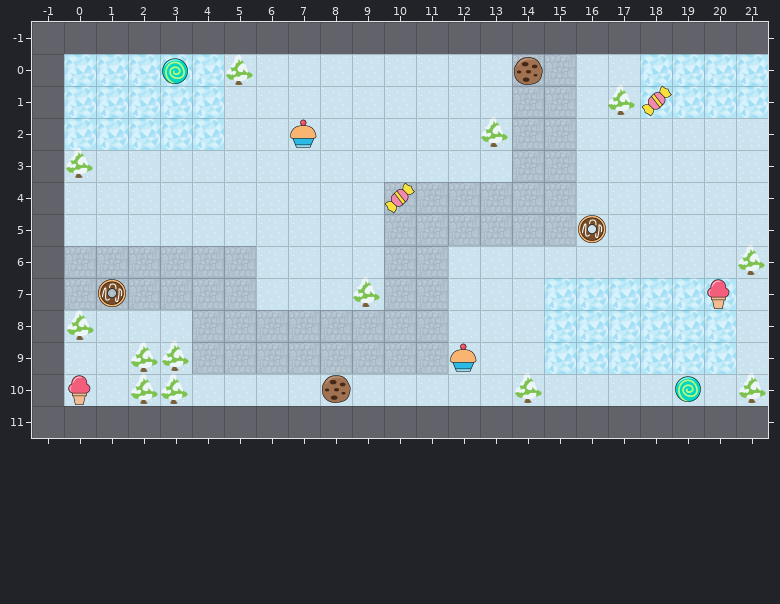
Tiled map -- packages/playground/src/assets/level3.tmx. The first picture shows the starting point.
Cells are 64x64 px. Shown: x -1..21, y -1..11.
Once edited:
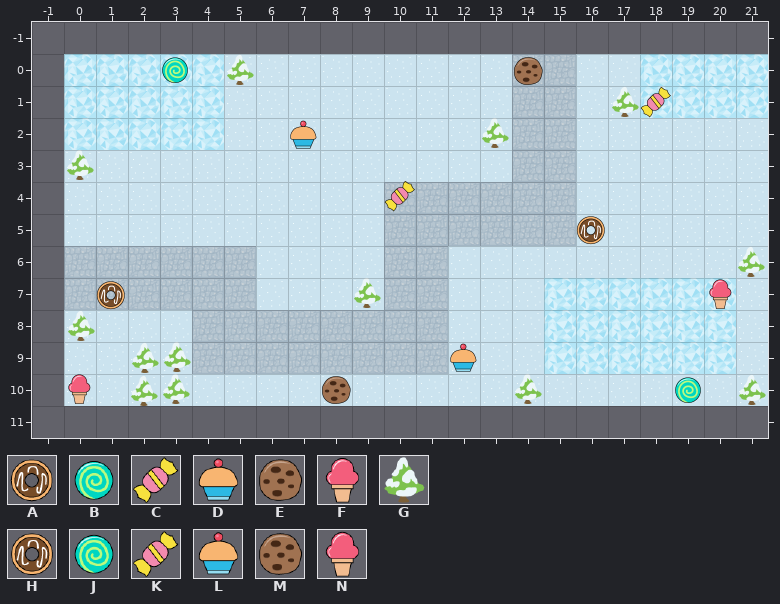
Key: from "my_simple_game": A 18, B 19, C 20, D 21, E 22, F 23; from "my_simple_game_2": G 3, H 6, J 7, K 8, L 9, M 10, N 11.
Objects are placed by their top-left corner, in cells (3,4 is the top-left corner of cell 3,4); size is 1x1 cell unless given.
Edits made:
Layer "obstacle" (added):
A new object: G "tree" at 5,0.
A new object: G "tree" at 17,1.
A new object: G "tree" at 13,2.
A new object: G "tree" at 0,3.
A new object: G "tree" at 21,6.
A new object: G "tree" at 9,7.
A new object: G "tree" at 0,8.
A new object: G "tree" at 3,9.
A new object: G "tree" at 2,9.
A new object: G "tree" at 3,10.
A new object: G "tree" at 14,10.
A new object: G "tree" at 21,10.
A new object: G "tree" at 2,10.
Layer "candy":
Object L "muffin" at 12,9 becomes D "muffin" at 7,2.
Object K "lolly" at 10,4 becomes C "lolly" at 10,3.9.
Object N "icecream" at 0,10 becomes F "icecream" at 0,10.
A new object: B "swirl" at 3,0.
A new object: C "lolly" at 18,1.
A new object: A "donut" at 16,5.
A new object: F "icecream" at 20,7.
A new object: A "donut" at 1,7.
A new object: D "muffin" at 12,9.
A new object: B "swirl" at 19,10.
A new object: E "cookie" at 8,10.
Object G "tree" at 5,0 is removed.
Object J "swirl" at 3,0 is removed.
Object G "tree" at 16.9,0.9 is removed.
Object K "lolly" at 18,1 is removed.
Object G "tree" at 13,1.9 is removed.
Object L "muffin" at 7,2 is removed.
Object G "tree" at 0,2.9 is removed.
Object H "donut" at 16,5 is removed.
Object G "tree" at 21,5.9 is removed.
Object G "tree" at 8.9,6.9 is removed.
Object H "donut" at 1,7 is removed.
Object N "icecream" at 19.9,7 is removed.
Object G "tree" at 0,8 is removed.
Object G "tree" at 3,8.9 is removed.
Object G "tree" at 2,9 is removed.
Object G "tree" at 14,9.9 is removed.
Object G "tree" at 21,9.9 is removed.
Object G "tree" at 2,10 is removed.
Object G "tree" at 2.9,10 is removed.
Object J "swirl" at 19,10 is removed.
Object M "cookie" at 8,10 is removed.
